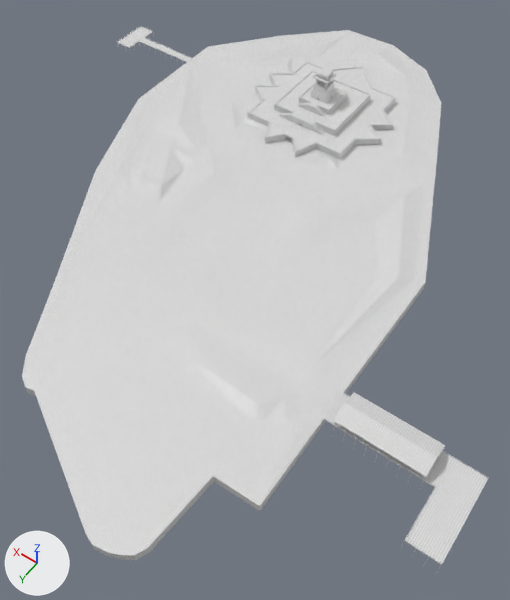
The Blender file vongott/Assets/Mesh/Maps/liberty_island_statue.blend: old version first, new version second.
One viewpoint serves both versions: a camera (50 mm lens) standing at (-306.0, 429.0, 512.0) and looking at (-52.0, 73.0, -47.0). The lights are fixed; the arrows at lower left show +X, +Y and +Z.

The scene before the commit, as lines of its bpy script (objects in view):
```python
me_plane_003 = bpy.data.meshes.new('Plane.003')
me_plane_003.from_pydata(...)  # 6661 vertices, 4761 faces, 8 loose edges; spans x -320.0..314.0, y -20.0..51.0, z -354.0..336.0
me_plane_003.materials.append(mat_editor_test_512_png)  # picture img_editor_test_512_png
ob_map_liberty_island = bpy.data.objects.new('map_liberty_island', me_plane_003)
ob_map_liberty_island.location = (0.0, 0.0, 0.0)
ob_map_liberty_island.rotation_euler = (1.571, 0.0, 0.0)  # degrees (90, 0, 0)
```
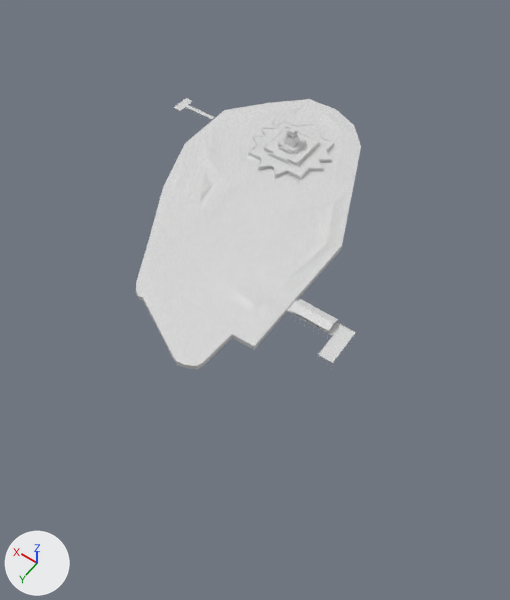
The change, as a diff of the scene's bpy script:
```diff
--- a/vongott/Assets/Mesh/Maps/liberty_island_statue.blend.py
+++ b/vongott/Assets/Mesh/Maps/liberty_island_statue.blend.py
@@ me_plane_003 @@
 # used by ob_map_liberty_island; location = (0.0, 0.0, 0.0); rotation_euler = (1.571, 0.0, 0.0), in degrees (90, 0, 0)
-me_plane_003.from_pydata(...)  # 6661 vertices, 4761 faces, 8 loose edges; spans x -320.0..314.0, y -20.0..51.0, z -354.0..336.0
+me_plane_003.from_pydata(...)  # 6661 vertices, 4761 faces, 8 loose edges; spans x -93.0..86.0, y -2.0..28.0, z -170.0..135.0
+# me_plane_003 part 1: the loose piece of 3573 vertices spanning x -59.0..111.0, y 0.0..51.0, z 84.0..264.0 is turned -33.6 degrees about the y axis through its middle and scaled by 0.442, then moved by (-58.0, -9.0, -113.0)
+# me_plane_003 part 2: the loose piece of 279 vertices spanning x -191.0..214.0, y -10.0..6.0, z -354.0..336.0 is turned -33.6 degrees about the y axis through its middle and scaled by 0.442, then moved by (-4.0, 7.0, -1.0)
+# me_plane_003 part 3: the loose piece of 22 vertices spanning x 214.0..314.0, y 0.0, z 135.0..181.0 is turned -33.6 degrees about the y axis through its middle and scaled by 0.396, then moved by (-205.0, 6.0, -46.0)
+# me_plane_003 part 4: the loose piece of 36 vertices spanning x 214.0..314.0, y 1.0..2.0, z 135.0..181.0 is turned -33.6 degrees about the y axis through its middle and scaled by 0.396, then moved by (-205.0, 5.0, -46.0)
+# me_plane_003 part 5: 2175 of the vertices in x -320.0..-190.0, y -20.0..15.0, z -220.0..-139.0 are turned -33.6 degrees about the y axis through their middle and scaled by 0.396, then moved by (208.0, 8.0, 43.0)
 me_plane_003.materials.append(mat_editor_test_512_png)
@@ ob_map_liberty_island @@
 ob_map_liberty_island = bpy.data.objects.new('map_liberty_island', me_plane_003)
-ob_map_liberty_island.location = (0.0, 0.0, 0.0)
-ob_map_liberty_island.rotation_euler = (1.571, 0.0, 0.0)  # degrees (90, 0, 0)
+ob_map_liberty_island.location = (2.0, -2.0, 0.0)
+ob_map_liberty_island.rotation_euler = (1.571, 0.0, 0.586)  # degrees (90, 0, 34)
+ob_map_liberty_island.scale = (1.22, 1.22, 1.22)
```

Location of each change, (x1, y1, x2, y2) in pixels of the pictures (510 x 600 px; the box of a moved part takes in the faces that stretch with it):
'map_liberty_island', reshaped, moved, turned, rescaled
    before: (22, 26, 489, 573)
    after: (136, 98, 361, 369)
part 1 of me_plane_003, moved or reshaped
    before: (247, 61, 396, 159)
    after: (248, 120, 334, 179)
part 2 of me_plane_003, moved or reshaped
    before: (22, 30, 442, 560)
    after: (136, 99, 361, 369)
part 3 of me_plane_003, moved or reshaped
    before: (117, 27, 192, 62)
    after: (174, 98, 214, 119)
part 4 of me_plane_003, moved or reshaped
    before: (117, 26, 192, 61)
    after: (178, 98, 214, 118)
part 5 of me_plane_003, moved or reshaped
    before: (324, 392, 489, 573)
    after: (287, 299, 356, 369)
